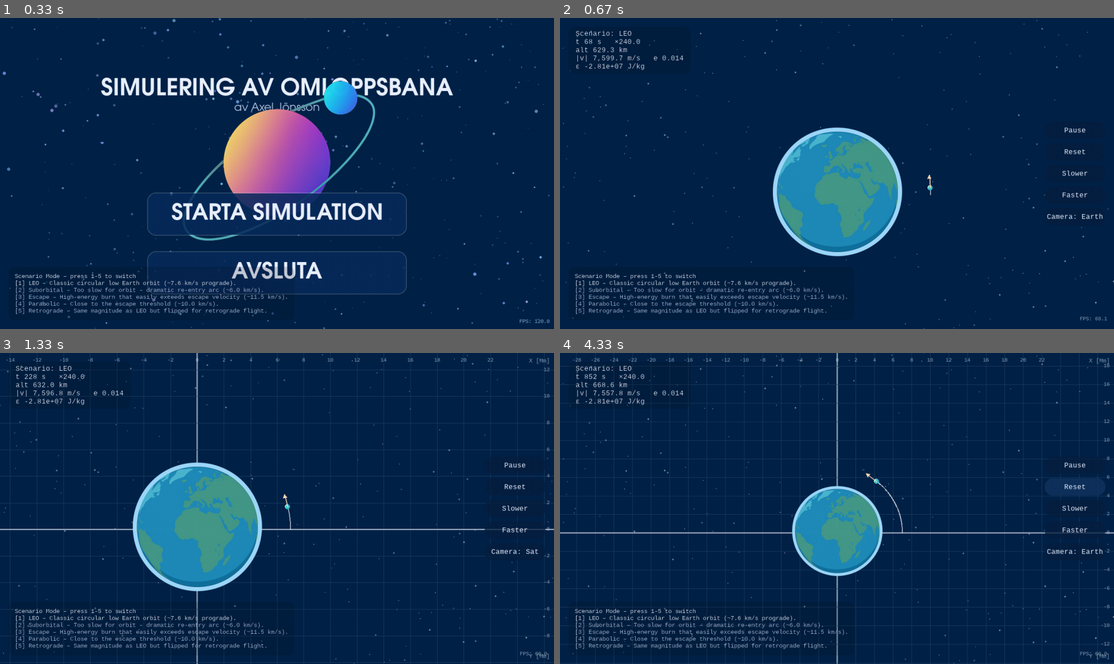
Above: before the commit, frames 1-4 (two rows, left to right).
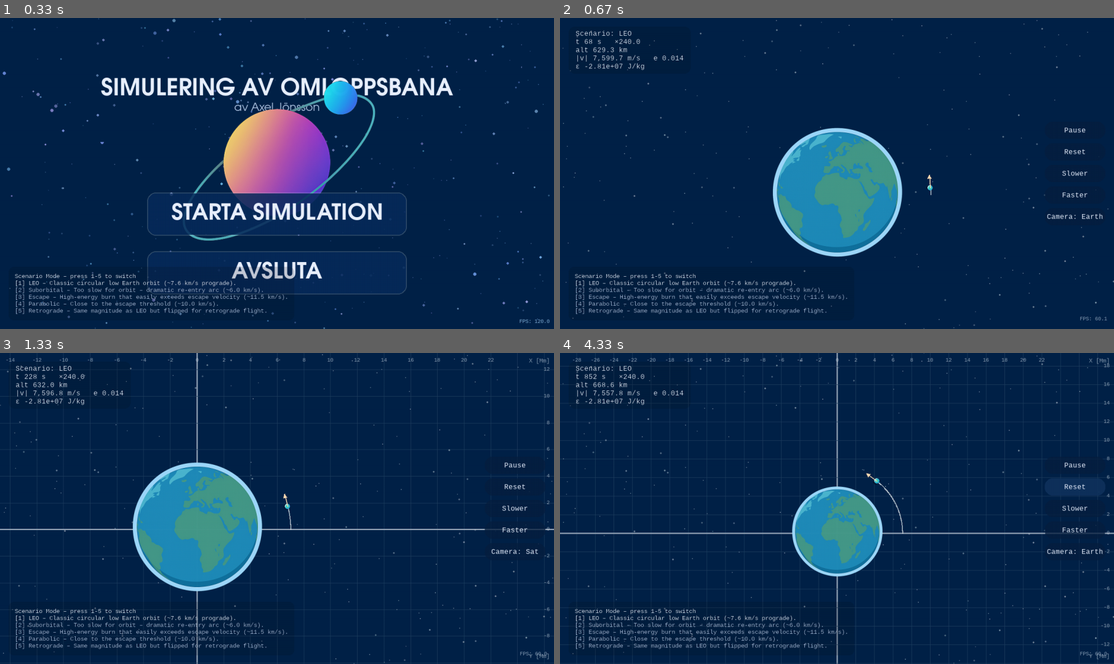
Above: after the commit, the same moments.

Repository: askel-dev/gymnasiearbete-omloppsbana
Game: pygame game, started from src/orbit_pygame.py
Same seed, same stepped clock (60 frames per second), same inputs: the game is played once before the commit and once after it.
Inputs (mouse positions are in pixels of both pictures, inside the frame that each line leads up to):
- Up to frame 1 (0.33 s): no input
- Up to frame 2 (0.67 s): press the mouse at (837, 213) at 0.37 s; move the mouse to (842, 238) at 0.47 s; release the mouse at (853, 263) at 0.6 s
- Up to frame 3 (1.33 s): tap G at 0.67 s; tap C at 1 s
- Up to frame 4 (4.33 s): click "Reset" at 1.38 s; hold Right 1.67-2.13 s; tap Space at 1.73, 2.03, 2.23, 2.57, 2.87, 3.07, 3.37, 3.63, 3.97, 4.27 s; tap G at 1.82, 3.15 s; hold Up 2.17-2.47 s; tap - at 2.32, 3.72 s; hold Right 2.5-2.97 s; hold Left 3-3.53 s; hold Down 3.57-3.87 s; hold Left 3.9-4.3 s

Frame 1 is identical in both runs. In frame 2, 0.4% of the frame differs, in the area x 38-68%, y 35-77%; in frame 3, less than 0.1%; in frame 4, 0.9%, in the area x 0-100%, y 38-95%.

Commit message:
Preserve fractional screen positions

Diff:
--- a/src/orbit_pygame.py
+++ b/src/orbit_pygame.py
@@ -92,7 +92,7 @@
 
 def draw_earth(
     surface: pygame.Surface,
-    position: tuple[int, int],
+    position: tuple[float, float],
     radius: int,
 ) -> None:
     if radius <= 0:
@@ -100,7 +100,7 @@
 
     diameter = radius * 2
     sprite = _get_scaled_earth_sprite(diameter)
-    rect = sprite.get_rect(center=position)
+    rect = sprite.get_rect(center=round_pos(position))
     surface.blit(sprite, rect)
 
 
@@ -133,8 +133,8 @@
 
 def draw_satellite(
     surface: pygame.Surface,
-    position: tuple[int, int],
-    planet_position: tuple[int, int] | None,
+    position: tuple[float, float],
+    planet_position: tuple[float, float] | None,
     radius: int,
 ) -> None:
     if radius <= 0:
@@ -146,8 +146,8 @@
         distance = math.hypot(dx, dy)
         if distance != 0:
             offset_scale = radius * 0.6
-            offset_x = int(dx / distance * offset_scale)
-            offset_y = int(dy / distance * offset_scale)
+            offset_x = dx / distance * offset_scale
+            offset_y = dy / distance * offset_scale
         else:
             offset_x = offset_y = 0
         shadow_surface = pygame.Surface((radius * 4, radius * 4), pygame.SRCALPHA)
@@ -158,18 +158,18 @@
             radius,
         )
         shadow_rect = shadow_surface.get_rect(
-            center=(position[0] + offset_x, position[1] + offset_y)
+            center=round_pos((position[0] + offset_x, position[1] + offset_y))
         )
         surface.blit(shadow_surface, shadow_rect)
 
     sat_surface = _satellite_surface(radius)
-    sat_rect = sat_surface.get_rect(center=position)
+    sat_rect = sat_surface.get_rect(center=round_pos(position))
     surface.blit(sat_surface, sat_rect)
 
 
 def draw_heating_glow(
     surface: pygame.Surface,
-    position: tuple[int, int],
+    position: tuple[float, float],
     radius: int,
     intensity: float,
 ) -> None:
@@ -195,13 +195,13 @@
             (center, center),
             max(1, int(glow_radius * 0.55)),
         )
-    glow_rect = glow_surface.get_rect(center=position)
+    glow_rect = glow_surface.get_rect(center=round_pos(position))
     surface.blit(glow_surface, glow_rect)
 
 
 def draw_marker_pin(
     surface: pygame.Surface,
-    position: tuple[int, int],
+    position: tuple[float, float],
     *,
     color: tuple[int, int, int],
     alpha: int,
@@ -227,21 +227,21 @@
     pygame.draw.polygon(
         surface,
         (*color, alpha),
-        [base_left, base_right, tip],
+        [round_pos(base_left), round_pos(base_right), round_pos(tip)],
     )
 
     pygame.draw.line(
         surface,
         (*color, min(255, int(alpha * 0.95))),
-        position,
-        tip,
+        round_pos(position),
+        round_pos(tip),
         2,
     )
 
 
 def draw_menu_planet(
     surface: pygame.Surface,
-    center: tuple[int, int],
+    center: tuple[float, float],
     diameter: int,
     *,
     image: pygame.Surface | None = None,
@@ -263,7 +263,7 @@
         if scaled is None:
             scaled = pygame.transform.smoothscale(image, new_size).convert_alpha()
             _MENU_PLANET_CACHE[cache_key] = scaled
-        rect = scaled.get_rect(center=center)
+        rect = scaled.get_rect(center=round_pos(center))
         surface.blit(scaled, rect)
         return
 
@@ -275,28 +275,40 @@
         (radius, radius),
         radius,
     )
-    surface.blit(planet_surface, planet_surface.get_rect(center=center))
+    surface.blit(
+        planet_surface, planet_surface.get_rect(center=round_pos(center))
+    )
 
 
 def draw_velocity_arrow(
     surface: pygame.Surface,
-    start: tuple[int, int],
-    end: tuple[int, int],
+    start: tuple[float, float],
+    end: tuple[float, float],
     head_length: int,
     head_angle_deg: float,
 ) -> None:
-    pygame.draw.line(surface, VEL_ARROW_COLOR, start, end, 2)
+    pygame.draw.line(
+        surface,
+        VEL_ARROW_COLOR,
+        round_pos(start),
+        round_pos(end),
+        2,
+    )
     angle = math.atan2(start[1] - end[1], end[0] - start[0])
     head_angle = math.radians(head_angle_deg)
     left = (
-        int(end[0] - head_length * math.cos(angle - head_angle)),
-        int(end[1] + head_length * math.sin(angle - head_angle)),
+        end[0] - head_length * math.cos(angle - head_angle),
+        end[1] + head_length * math.sin(angle - head_angle),
     )
     right = (
-        int(end[0] - head_length * math.cos(angle + head_angle)),
-        int(end[1] + head_length * math.sin(angle + head_angle)),
+        end[0] - head_length * math.cos(angle + head_angle),
+        end[1] + head_length * math.sin(angle + head_angle),
     )
-    pygame.draw.polygon(surface, VEL_ARROW_COLOR, [end, left, right])
+    pygame.draw.polygon(
+        surface,
+        VEL_ARROW_COLOR,
+        [round_pos(end), round_pos(left), round_pos(right)],
+    )
 
 
 def generate_starfield(num_stars: int) -> list[dict[str, object]]:
@@ -401,13 +413,19 @@
         if x_world > world_right + spacing:
             break
         sx, _ = world_to_screen(x_world, cy, ppm, camera_center)
-        if 0 <= sx <= width:
-            draw_x = int(clamp(sx, 0, width))
+        if 0.0 <= sx <= width:
+            draw_x = clamp(sx, 0.0, float(width))
             is_origin_line = abs(x_world) < spacing * 0.5
             color = origin_line_color if is_origin_line else line_color
             width_px = origin_line_width if is_origin_line else 1
-            pygame.draw.line(surface, color, (draw_x, 0), (draw_x, height), width_px)
-            if 0 <= sx <= width and GRID_LABEL_MARGIN < sx < width - 140:
+            pygame.draw.line(
+                surface,
+                color,
+                round_pos((draw_x, 0.0)),
+                round_pos((draw_x, float(height))),
+                width_px,
+            )
+            if 0.0 <= sx <= width and GRID_LABEL_MARGIN < sx < width - 140:
                 label_text = _format_megameters(x_world)
                 if label_text:
                     label_surf = get_text_surface(
@@ -417,7 +435,7 @@
                         label_surf = label_surf.copy()
                         label_surf.set_alpha(GRID_LABEL_ALPHA)
                     rect = label_surf.get_rect()
-                    rect.midtop = (sx, GRID_LABEL_MARGIN)
+                    rect.midtop = round_pos((sx, float(GRID_LABEL_MARGIN)))
                     if rect.bottom <= height:
                         surface.blit(label_surf, rect)
 
@@ -428,13 +446,22 @@
         if y_world > world_top + spacing:
             break
         _, sy = world_to_screen(cx, y_world, ppm, camera_center)
-        if 0 <= sy <= height:
-            draw_y = int(clamp(sy, 0, height))
+        if 0.0 <= sy <= height:
+            draw_y = clamp(sy, 0.0, float(height))
             is_origin_line = abs(y_world) < spacing * 0.5
             color = origin_line_color if is_origin_line else line_color
             width_px = origin_line_width if is_origin_line else 1
-            pygame.draw.line(surface, color, (0, draw_y), (width, draw_y), width_px)
-            if 0 <= sy <= height and GRID_LABEL_MARGIN * 2 < sy < height - GRID_LABEL_MARGIN:
+            pygame.draw.line(
+                surface,
+                color,
+                round_pos((0.0, draw_y)),
+                round_pos((float(width), draw_y)),
+                width_px,
+            )
+            if (
+                0.0 <= sy <= height
+                and GRID_LABEL_MARGIN * 2 < sy < height - GRID_LABEL_MARGIN
+            ):
                 label_text = _format_megameters(y_world)
                 if label_text:
                     label_surf = get_text_surface(
@@ -444,7 +471,9 @@
                         label_surf = label_surf.copy()
                         label_surf.set_alpha(GRID_LABEL_ALPHA)
                     rect = label_surf.get_rect()
-                    rect.midright = (width - GRID_LABEL_MARGIN, sy)
+                    rect.midright = round_pos(
+                        (float(width - GRID_LABEL_MARGIN), sy)
+                    )
                     if rect.left >= 0:
                         surface.blit(label_surf, rect)
 
@@ -836,11 +865,21 @@
     e_vec = np.cross(v3, h)/MU - r3/np.linalg.norm(r3)
     return np.linalg.norm(e_vec[:2])
 
-def world_to_screen(x, y, ppm, camera_center=(0.0, 0.0)):
+def world_to_screen(
+    x: float,
+    y: float,
+    ppm: float,
+    camera_center: tuple[float, float] = (0.0, 0.0),
+) -> tuple[float, float]:
     cx, cy = camera_center
-    sx = WIDTH // 2 + int((x - cx) * ppm)
-    sy = HEIGHT // 2 - int((y - cy) * ppm)
+    sx = WIDTH * 0.5 + (x - cx) * ppm
+    sy = HEIGHT * 0.5 - (y - cy) * ppm
     return sx, sy
+
+
+def round_pos(pos: tuple[float, float]) -> tuple[int, int]:
+    return (int(round(pos[0])), int(round(pos[1])))
+
 
 def clamp(val, lo, hi):
     return max(lo, min(hi, val))
@@ -855,16 +894,17 @@
 def draw_orbit_line(
     surface: pygame.Surface,
     color: tuple[int, int, int] | tuple[int, int, int, int],
-    points: list[tuple[int, int]],
+    points: list[tuple[float, float]],
     width: int,
 ) -> None:
     if len(points) < 2:
         return
+    rounded_points = [round_pos(point) for point in points]
     if width <= 1:
-        pygame.draw.aalines(surface, color, False, points)
+        pygame.draw.aalines(surface, color, False, rounded_points)
     else:
-        pygame.draw.lines(surface, color, False, points, width)
-        pygame.draw.aalines(surface, color, False, points)
+        pygame.draw.lines(surface, color, False, rounded_points, width)
+        pygame.draw.aalines(surface, color, False, rounded_points)
 
 
 def downsample_points(
@@ -1064,7 +1104,7 @@
     def render_marker_label(
         surface: pygame.Surface,
         marker_type: str,
-        marker_pos: tuple[int, int],
+        marker_pos: tuple[float, float],
         radius_world: float,
         *,
         pinned: bool = False,
@@ -1089,16 +1129,18 @@
         anchor_y = marker_pos[1] + direction * line_length
 
         bg_rect = pygame.Rect(0, 0, bg_width, bg_height)
-        bg_rect.center = (
-            marker_pos[0],
-            int(anchor_y + direction * (bg_rect.height / 2 + 6)),
+        bg_rect.center = round_pos(
+            (
+                marker_pos[0],
+                anchor_y + direction * (bg_rect.height / 2 + 6),
+            )
         )
 
         pygame.draw.line(
             surface,
             (*connector_color, connector_alpha),
-            marker_pos,
-            (marker_pos[0], anchor_y),
+            round_pos(marker_pos),
+            round_pos((marker_pos[0], anchor_y)),
             2,
         )
 
@@ -2028,7 +2070,7 @@
                     pygame.draw.circle(
                         ring_surface,
                         (*SHOCK_RING_COLOR, ring_alpha),
-                        ring_center,
+                        round_pos(ring_center),
                         ring_radius_px,
                         ring_width,
                     )
@@ -2054,8 +2096,8 @@
                     dir_x = vx / vmag
                     dir_y = vy / vmag
                     arrow_end = (
-                        int(round(sat_pos[0] + dir_x * arrow_length)),
-                        int(round(sat_pos[1] - dir_y * arrow_length)),
+                        sat_pos[0] + dir_x * arrow_length,
+                        sat_pos[1] - dir_y * arrow_length,
                     )
                     head_length = int(max(4, min(VEL_ARROW_HEAD_LENGTH, arrow_length * 0.6)))
                     draw_velocity_arrow(
@@ -2094,9 +2136,9 @@
                 warning_rect = warning_bg.get_rect(center=(WIDTH // 2, int(HEIGHT * 0.14)))
                 screen.blit(warning_bg, warning_rect)
 
-        hovered_marker: tuple[str, tuple[int, int], float] | None = None
+        hovered_marker: tuple[str, tuple[float, float], float] | None = None
         hovered_distance = float("inf")
-        pinned_label_entries: list[tuple[str, tuple[int, int], float]] = []
+        pinned_label_entries: list[tuple[str, tuple[float, float], float]] = []
         if orbit_markers:
             markers_snapshot = list(orbit_markers)
             latest_index: dict[str, int] = {}
@@ -2104,6 +2146,7 @@
                 latest_index[marker_type] = idx
             for idx, (marker_type, mx, my, mr) in enumerate(markers_snapshot):
                 marker_pos = world_to_screen(mx, my, ppm, camera_center_tuple)
+                rounded_marker_pos = round_pos(marker_pos)
                 dist_to_mouse = math.hypot(
                     marker_pos[0] - mouse_pos[0], marker_pos[1] - mouse_pos[1]
                 )
@@ -2119,13 +2162,13 @@
                     pygame.draw.circle(
                         label_layer,
                         (*LABEL_MARKER_PINNED_GLOW_COLOR, LABEL_MARKER_PINNED_GLOW_ALPHA),
-                        marker_pos,
+                        rounded_marker_pos,
                         LABEL_MARKER_PINNED_GLOW_RADIUS,
                     )
                     pygame.draw.circle(
                         label_layer,
                         (*LABEL_MARKER_PINNED_GLOW_COLOR, LABEL_MARKER_PINNED_OUTLINE_ALPHA),
-                        marker_pos,
+                        rounded_marker_pos,
                         radius + 4,
                         2,
                     )
@@ -2140,7 +2183,7 @@
                 pygame.draw.circle(
                     label_layer,
                     (*pin_color, alpha),
-                    marker_pos,
+                    rounded_marker_pos,
                     radius,
                 )
                 if hovered:
@@ -2150,13 +2193,13 @@
                     pygame.draw.circle(
                         label_layer,
                         (*pin_color, int(alpha * 0.4)),
-                        marker_pos,
+                        rounded_marker_pos,
                         radius + 4,
                         1,
                     )
                 labels_drawn = True
 
-        visible_labels: list[tuple[str, tuple[int, int], float, bool]] = []
+        visible_labels: list[tuple[str, tuple[float, float], float, bool]] = []
         for entry in pinned_label_entries:
             visible_labels.append((*entry, True))
         if hovered_marker is not None:
